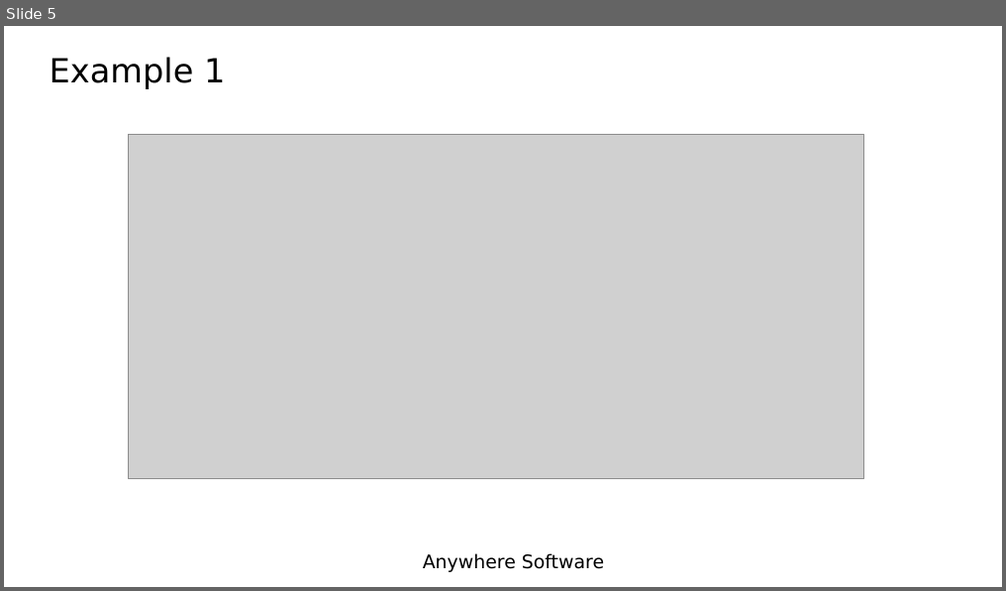
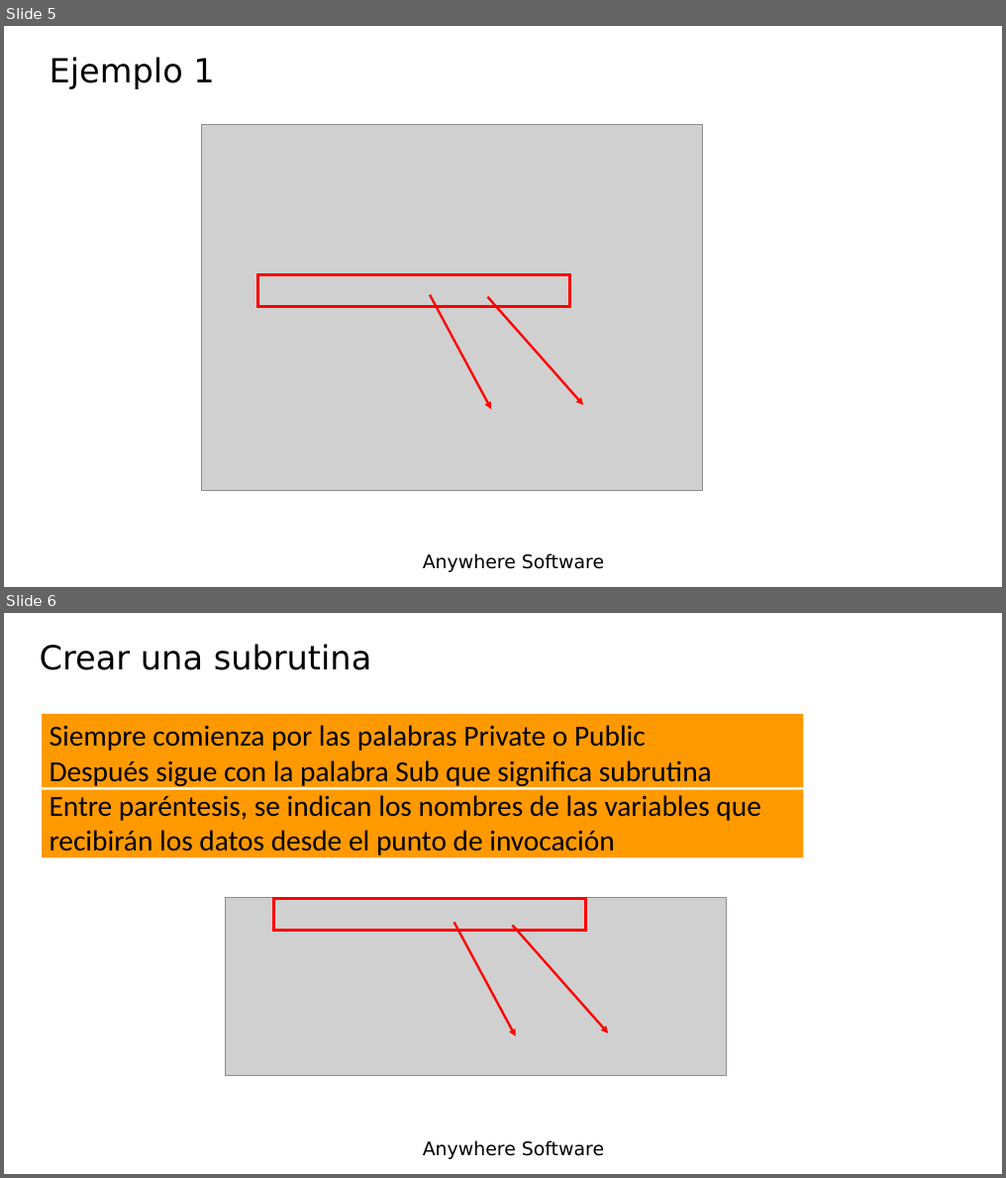
Before and after one commit to Lamashino/Teaching-B4J, a slide deck: Tema 8 - Subrutinas/Lesson8 - Subroutines.pptx. Shown one above the other, each under a label of ours: slide 5 before the commit, slides 5 and 6 after it. The pictures are 1006x591 and 1006x1178 pixels, drawn with LibreOffice and Linux fonts; fonts in the diff are those of the drawing; grey boxes stand for pictures; background and template pictures are left out. Boxes give left, top, right and bottom in pixels: in the first picture for what was removed or moved away, otherwise in the second. Text is boxed around its words. In the diff, an @@ line names an element or a change of style, - is before the commit and + after.

```diff
--- a/Tema 8 - Subrutinas/Lesson8 - Subroutines.pptx
+++ b/Tema 8 - Subrutinas/Lesson8 - Subroutines.pptx
@@ slide 6 added at [4, 613, 1002, 1174], background picture (left out); not listed: 1 template element that a slide beside it also shows @@
@@ title added at [40, 644, 372, 670], 32 pt, text #000000 @@
+Crear una subrutina
@@ rectangle added at [42, 714, 803, 751], fill #FE9900 @@
@@ text added at [50, 725, 760, 859], 28 pt, text #000000 @@
+Siempre comienza por las palabras Private o Public
+Después sigue con la palabra Sub que significa subrutina
+Entre paréntesis, se indican los nombres de las variables que recibirán los datos desde el punto de invocación
@@ rectangle added at [42, 751, 803, 787], fill #FE9900 @@
@@ rectangle added at [42, 789, 803, 858], fill #FE9900 @@
@@ picture added at [225, 897, 726, 1076] @@
@@ rectangle added at [273, 899, 586, 931], outline #FF0000 3 pt @@
@@ arrow added from (453, 922) to (515, 1037), #FF0000 2.25 pt @@
@@ arrow added from (512, 925) to (608, 1034), #FF0000 2.25 pt @@
@@ slide 5 changed as well @@
@@ title at [50, 57, 214, 89]: text changed @@
-Example 1
+Ejemplo 1
@@ picture: place and size @@
-picture at [129, 135, 864, 478]
+picture at [201, 125, 702, 491]
@@ rectangle added at [257, 274, 570, 307], outline #FF0000 3 pt @@
@@ arrow added from (430, 294) to (491, 409), #FF0000 2.25 pt @@
@@ arrow added from (487, 297) to (583, 405), #FF0000 2.25 pt @@
```
Also in this commit, not shown: 3 other slides changed, 6 other slides added, 7 slides removed, 2 other files.
